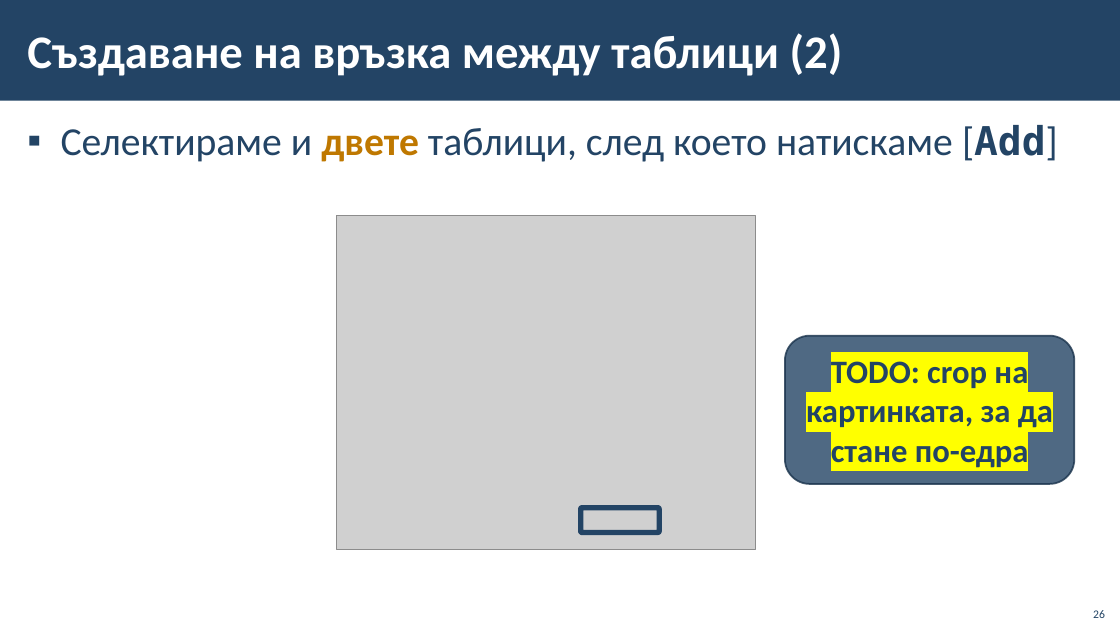
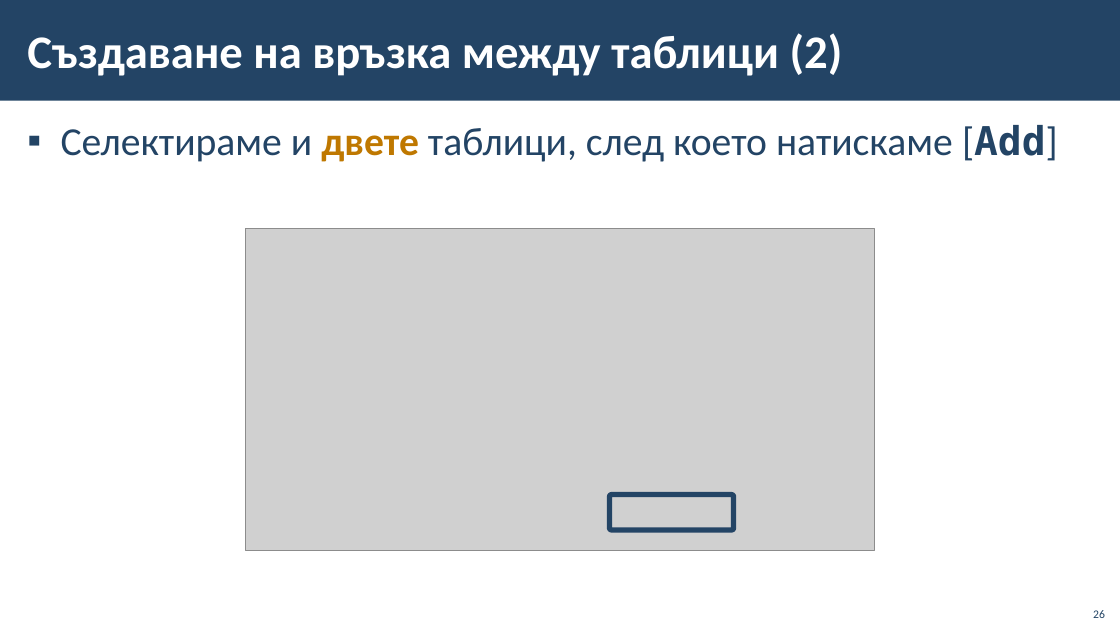
Before and after one commit to BG-IT-Edu/School-Programming, a slide deck: slide 26 of Courses/Software-Sciences/Module-3-Databases-New/07-Modeling-Databases/06-Modeling-Databases.pptx. Drawn at 1120x630 pixels with LibreOffice and Linux fonts; fonts in the diff are those of the drawing; grey boxes stand for pictures; background and template pictures are left out. Boxes give left, top, right and bottom in pixels: in the first picture for what was removed or moved away, otherwise in the second. Text is boxed around its words. In the diff, an @@ line names an element or a change of style, - is before the commit and + after.

```diff
--- a/Courses/Software-Sciences/Module-3-Databases-New/07-Modeling-Databases/06-Modeling-Databases.pptx
+++ b/Courses/Software-Sciences/Module-3-Databases-New/07-Modeling-Databases/06-Modeling-Databases.pptx
@@ picture: place and size @@
-picture at (337, 216, 755, 549)
+picture at (246, 229, 875, 551)
@@ rounded rectangle removed at (785, 336, 1075, 484) @@
-TODO: crop на картинката, за да стане по-едра
@@ rounded rectangle: place and size @@
-rounded rectangle at (581, 507, 660, 533)
+rounded rectangle at (610, 495, 734, 530)
```
Also in this commit, not shown: 4 other slides changed.
